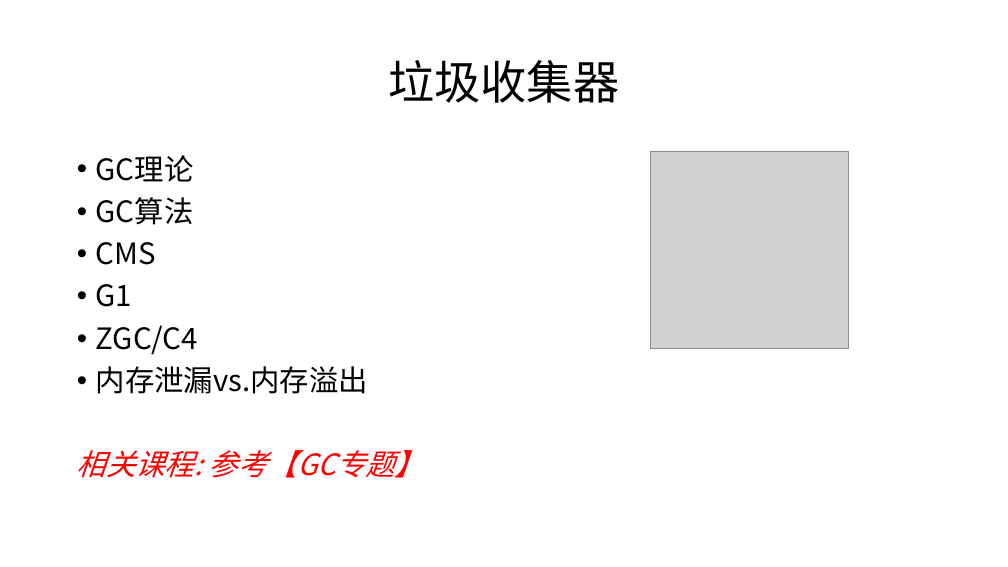
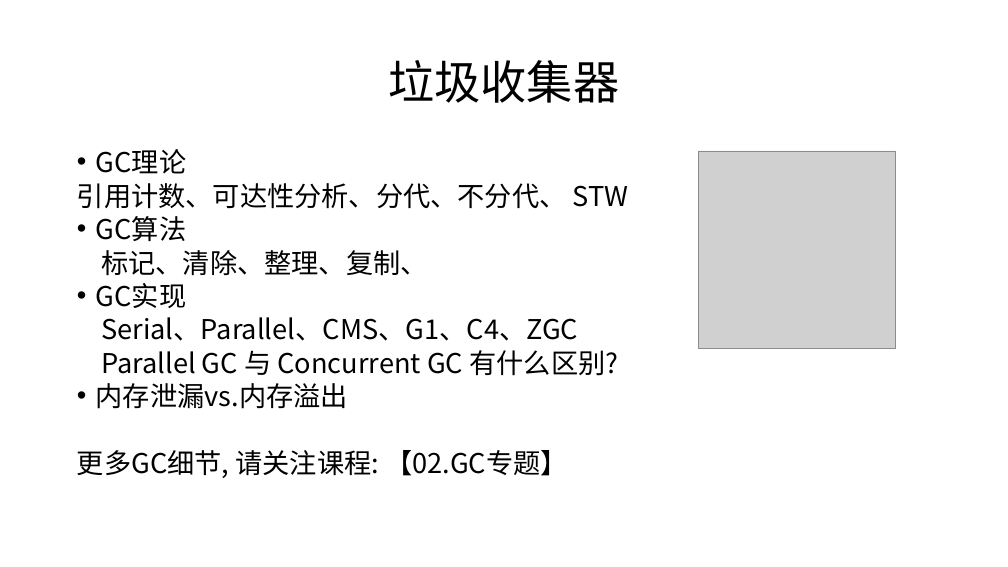
Before and after one commit to cncounter/translation, a slide deck: slide 42 of tiemao_2019/25_jvm_toc/01.JVM体系结构概述.pptx (slide 28 before the commit). Drawn at 1008x567 pixels with LibreOffice and Linux fonts; fonts in the diff are those of the drawing; grey boxes stand for pictures. Boxes give left, top, right and bottom in pixels: in the first picture for what was removed or moved away, otherwise in the second. Text is boxed around its words. In the diff, an @@ line names an element or a change of style, - is before the commit and + after.

Commit message:
参考链接

```diff
--- a/tiemao_2019/25_jvm_toc/01.JVM体系结构概述.pptx
+++ b/tiemao_2019/25_jvm_toc/01.JVM体系结构概述.pptx
@@ text at [96, 149, 348, 409]: size 28 to 25.9 pt in "GC理论", "GC算法", "内存泄漏vs.内存溢出"; line spacing 0.9 to 0.7 @@
@@ picture: place and size @@
-picture at [650, 151, 848, 349]
+picture at [698, 151, 895, 349]
@@ text at [77, 183, 629, 209]: paragraph added @@
+引用计数、可达性分析、分代、不分代、 STW
@@ text at [96, 250, 618, 376]: text changed; size 28 to 25.9 pt @@
-• CMS
-• G1
-• ZGC/C4
+标记、清除、整理、复制、
+• GC实现
+Serial、Parallel、CMS、G1、C4、ZGC
+Parallel GC 与 Concurrent GC 有什么区别?
@@ text at [77, 450, 568, 478]: text changed; size 28 to 25.9 pt; text colour #FF0000 to #000000; italic off @@
-相关课程: 参考【GC专题】
+更多GC细节, 请关注课程: 【02.GC专题】
```
Also in this commit, not shown: 15 other slides changed, 26 slides added, 11 slides removed, 5 other files.
